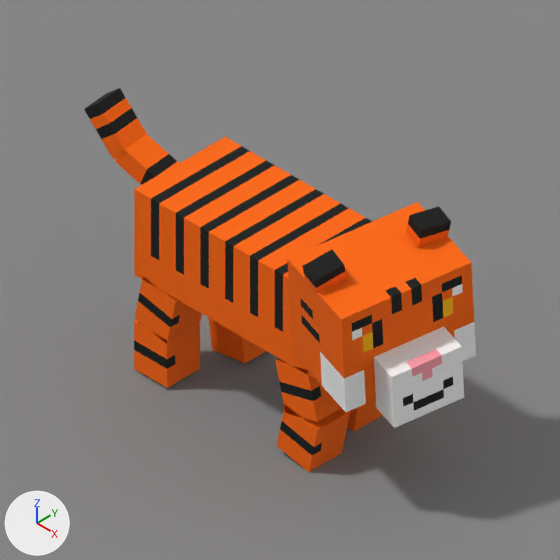
Two versions of the Blender file 02 Animals/26-012 · Bengal Tiger/blender/26-012 · Bengal Tiger.blend, one commit apart.
Rendered twice from the file's camera 'CAM · ILL 1x1'. Lighting does not change. The marker at lower left points along +X, +Y and +Z. The picture after the commit comes second.

The first picture shows 'VF · body', 'VF · ear_l', 'VF · ear_r', 'VF · ground', 'VF · head', 'VF · leg_fl', 'VF · leg_hl', 'VF · muzzle', 'VF · shin_fl', 'VF · shin_fr', 'VF · shin_hl', 'VF · shin_hr', 'VF · tail', 'VF · tail_tip'.
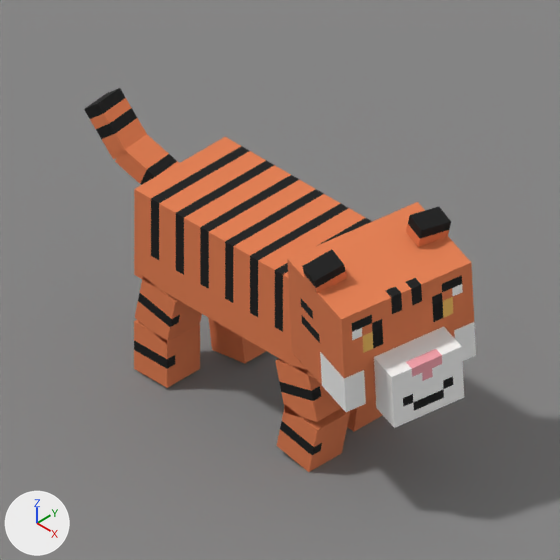
Diff of the bpy script that builds the scene:
```diff
--- a/02 Animals/26-012 · Bengal Tiger/blender/26-012 · Bengal Tiger.blend.py
+++ b/02 Animals/26-012 · Bengal Tiger/blender/26-012 · Bengal Tiger.blend.py
@@ mat_vf___fur___orange_500 @@
 mat_vf___fur___orange_500 = principled_material('VF · fur · orange-500')
-mat_vf___fur___orange_500.base_color = (1.0, 0.141, 0.0)  # orange #ff6900
+mat_vf___fur___orange_500.base_color = (0.776, 0.212, 0.0823)  # orange #e47f51
 mat_vf___fur___orange_500.roughness = 0.86
```

Pixel boxes (x1, y1, x2, y2) of what changed, in the pictures (560 x 560 px):
'VF · body', recoloured: (134, 137, 372, 379) in both
'VF · head', recoloured: (287, 202, 474, 412) in both
'VF · shin_fl', recoloured: (277, 404, 350, 472) in both
'VF · shin_hl', recoloured: (134, 320, 200, 388) in both
'VF · tail_tip', recoloured: (89, 96, 147, 159) in both
'VF · leg_hl', recoloured: (134, 278, 202, 344) in both
'VF · leg_fl', recoloured: (275, 359, 341, 422) in both
'VF · tail', recoloured: (115, 134, 179, 185) in both
'VF · ear_r', recoloured: (406, 210, 450, 247) in both
'VF · shin_hr', recoloured: (209, 318, 266, 363) in both
'VF · ear_l', recoloured: (302, 249, 347, 293) in both
'VF · shin_fr', recoloured: (347, 400, 382, 432) in both
